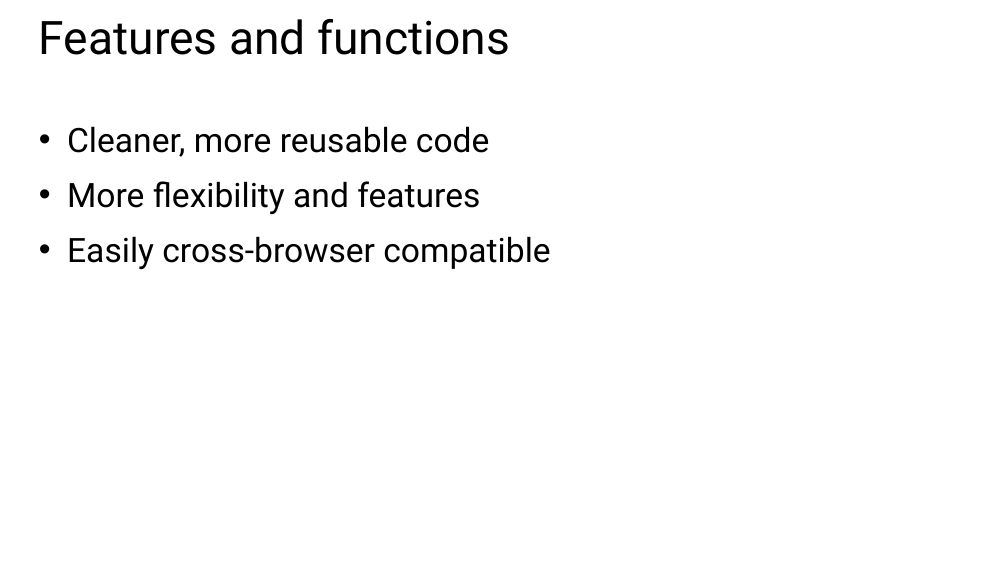
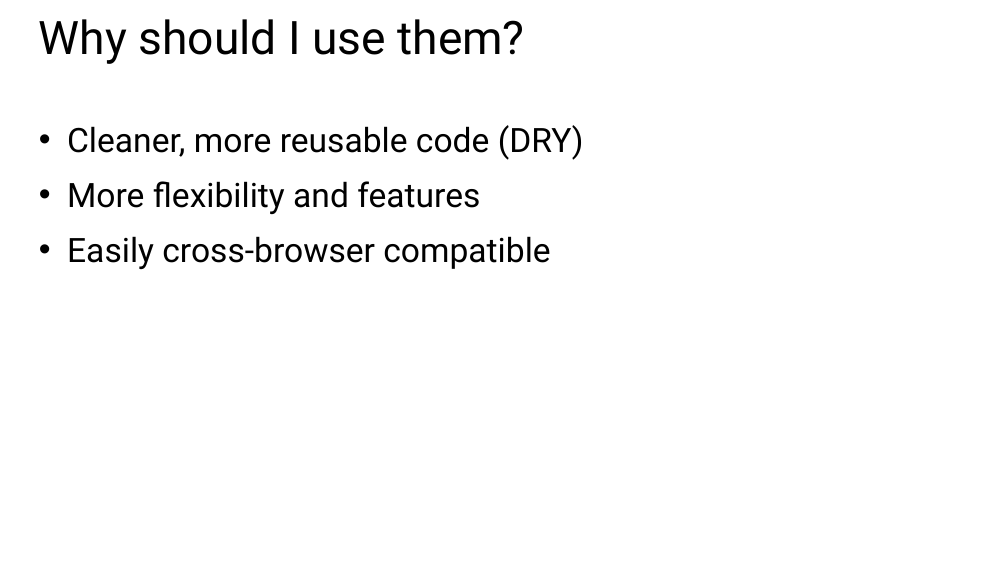
Before and after one commit to CharaD7/CSS-Style, a slide deck: slide 5 of Slides/Module 6.pptx (slide 6 before the commit). Drawn at 1008x567 pixels with LibreOffice and Linux fonts; fonts in the diff are those of the drawing. Boxes give left, top, right and bottom in pixels: in the first picture for what was removed or moved away, otherwise in the second. Text is boxed around its words. In the diff, an @@ line names an element or a change of style, - is before the commit and + after.

```diff
--- a/Slides/Module 6.pptx
+++ b/Slides/Module 6.pptx
@@ title at (39,19,525,64): text changed @@
-Features and functions
+Why should I use them?
@@ text at (67,125,584,160): text changed @@
-• Cleaner, more reusable code
+• Cleaner, more reusable code (DRY)
```
Also in this commit, not shown: 3 other slides changed, 1 slide added, 1 slide removed, 5 other files.
